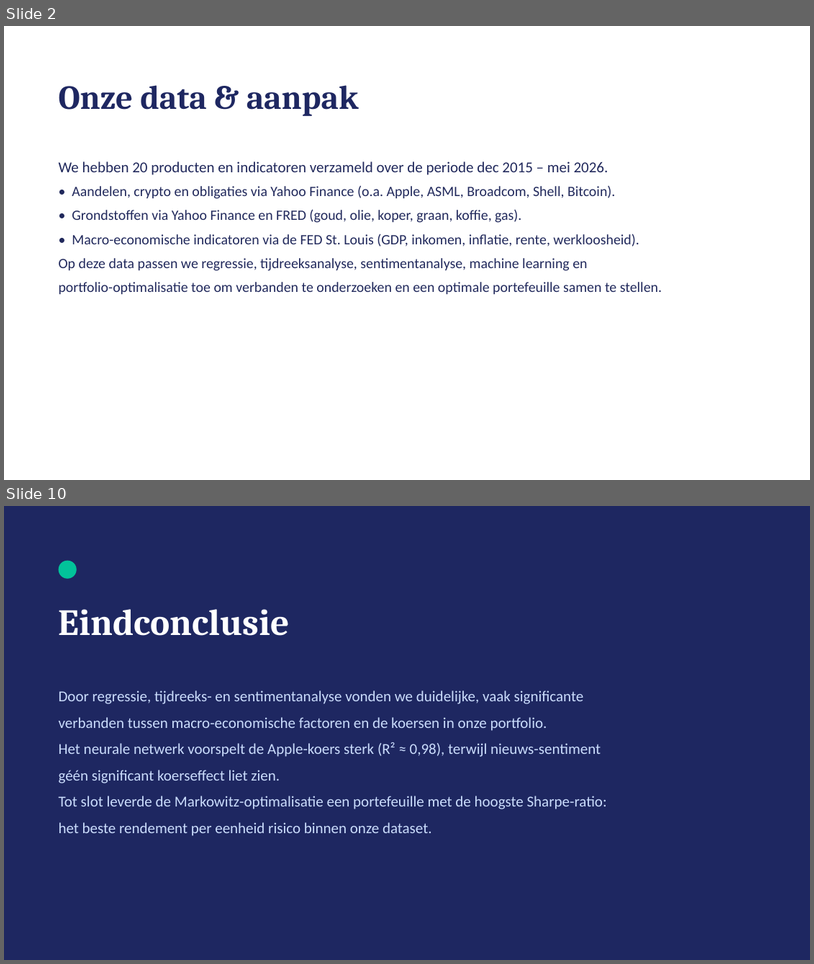
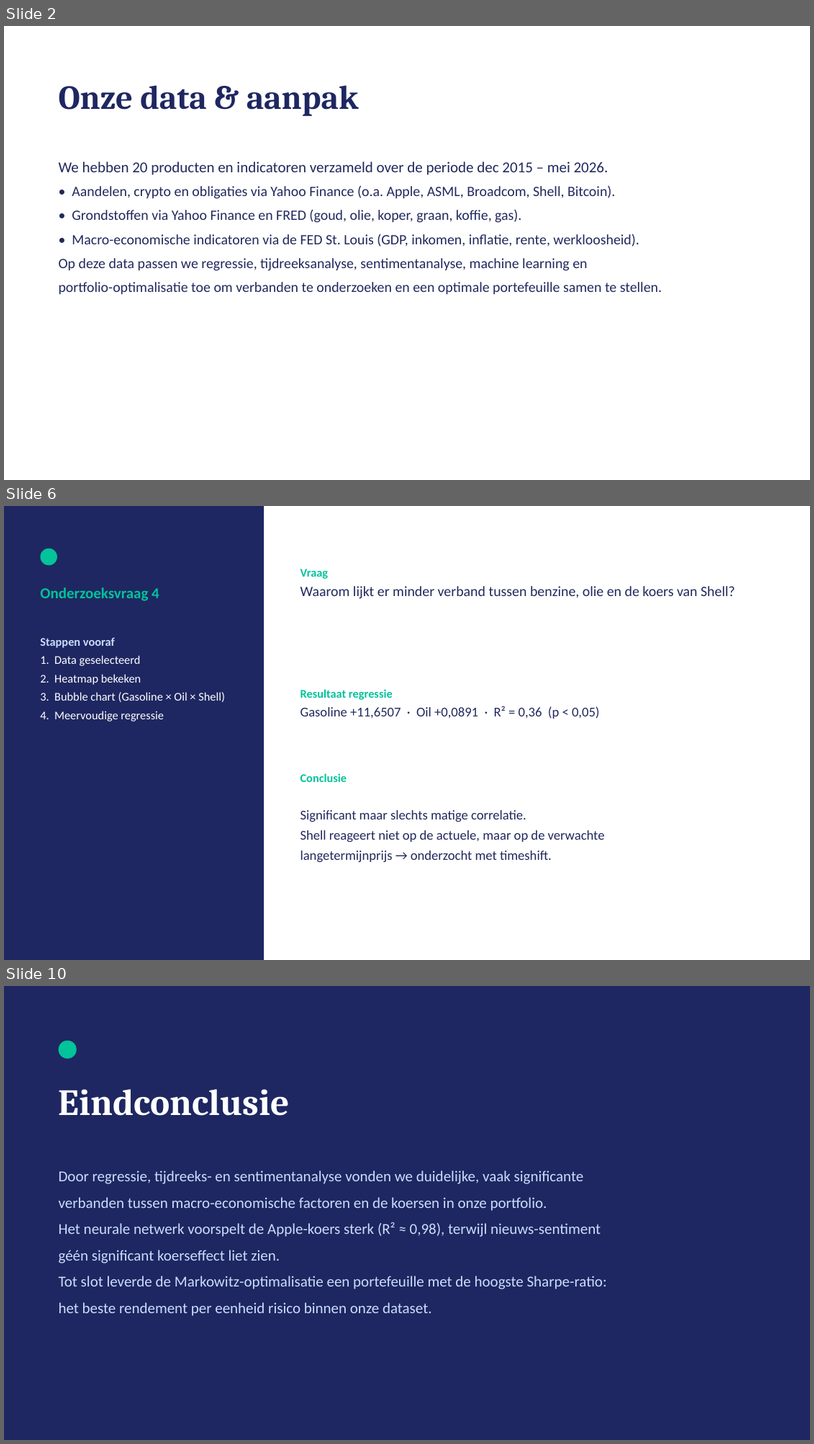
Before and after one commit to michaelraykuster-spec/Werkplaats-2-opdracht-Groep-3, a slide deck: Werkplaats2_Groep3_Eindpresentatie.pptx. Shown one above the other, each under a label of ours: slides 2 and 10 before the commit, slides 2, 6 and 10 after it; the slides between them are not shown. The pictures are 814x964 and 814x1444 pixels, drawn with LibreOffice and Linux fonts; fonts in the diff are those of the drawing. Boxes give left, top, right and bottom in pixels: in the first picture for what was removed or moved away, otherwise in the second. Text is boxed around its words. In the diff, an @@ line names an element or a change of style, - is before the commit and + after.

```diff
--- a/Werkplaats2_Groep3_Eindpresentatie.pptx
+++ b/Werkplaats2_Groep3_Eindpresentatie.pptx
@@ slide 6 added at [4, 506, 810, 960], background #FFFFFF @@
@@ rectangle added at [4, 506, 264, 960], fill #1E2761 @@
@@ ellipse added at [40, 548, 57, 565], fill #02C39A @@
@@ text added at [301, 569, 736, 599], 17 pt, text #21295C @@
+Vraag
+Waarom lijkt er minder verband tussen benzine, olie en de koers van Shell?
@@ text added at [40, 587, 160, 601], 18 pt, text #02C39A, bold @@
+Onderzoeksvraag 4
@@ text added at [40, 637, 225, 721], 14 pt, text #FFFFFF @@
+Stappen vooraf
+1. Data geselecteerd
+2. Heatmap bekeken
+3. Bubble chart (Gasoline × Oil × Shell)
+4. Meervoudige regressie
@@ text added at [301, 689, 600, 718], 16 pt, text #21295C @@
+Resultaat regressie
+Gasoline +11,6507 · Oil +0,0891 · R² = 0,36 (p < 0,05)
@@ text added at [301, 773, 347, 782], 14 pt, text #02C39A, bold @@
+Conclusie
@@ text added at [301, 810, 605, 862], 16 pt, text #21295C @@
+Significant maar slechts matige correlatie.
+Shell reageert niet op de actuele, maar op de verwachte
+langetermijnprijs → onderzocht met timeshift.
```
Also in this commit, not shown: 6 other slides added, 7 slides removed.
